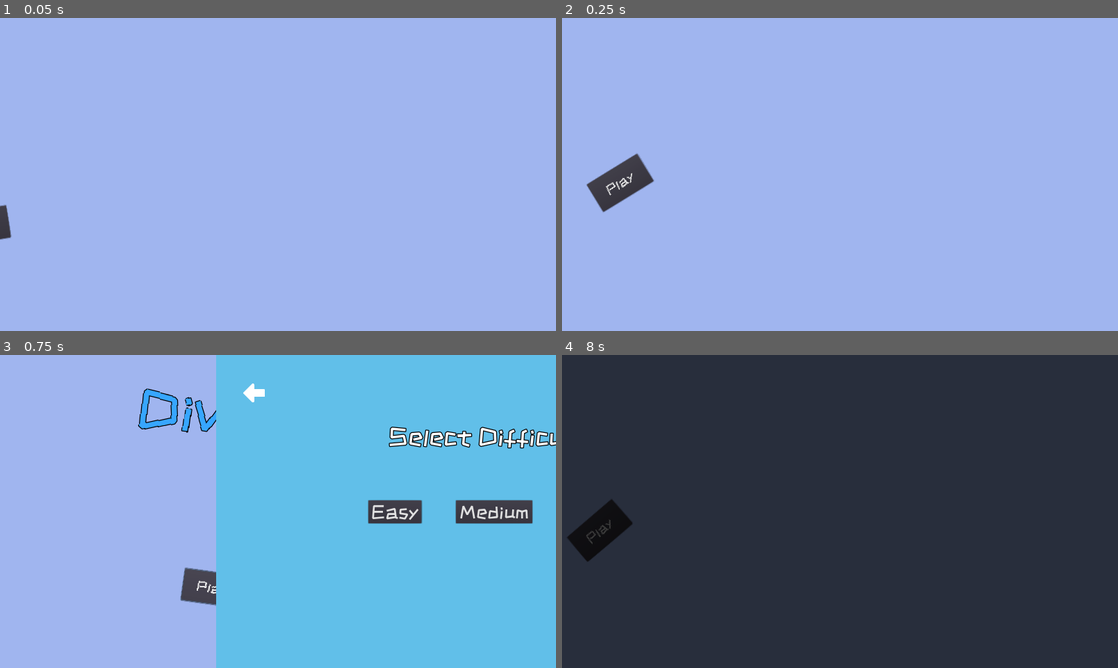
Above: before the commit, frames 1-4 (two rows, left to right).
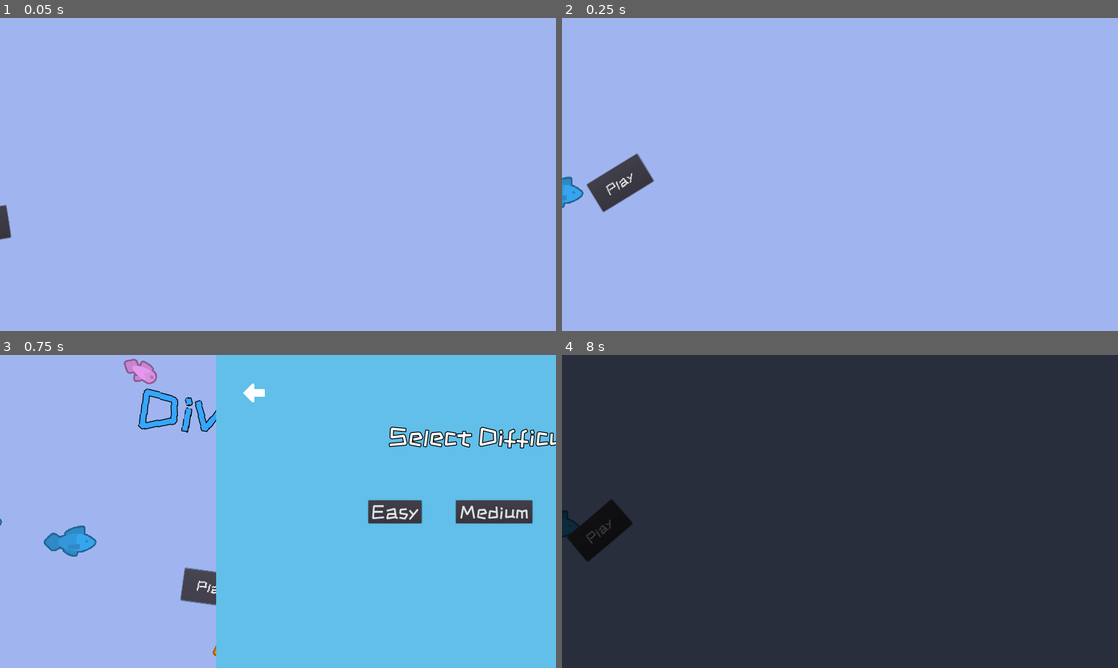
Above: after the commit, the same moments.

Repository: cpvanlue/dive-bug
Game: Godot game, scene res://MainMenu/MainMenu.tscn
Two runs of this game, one before a commit and one after it. Both use one fixed random seed, a clock stepped at 60 frames per second and the inputs below.
Inputs:
- Up to frame 1 (0.05 s): no input
- Up to frame 2 (0.25 s): no input
- Up to frame 3 (0.75 s): click "Play" at 0.5 s
- Up to frame 4 (8 s): click "Play" at 1.25 s; click "Easy" at 2 s; tap Enter (shoot) at 2.75, 2.85, 5.1 s; hold D (right) 2.78-4.28 s; tap Shift (sprint) at 3.6 s; hold A (left) 4.28-5.03 s; tap Space (swim) at 4.35, 6.6 s; hold D (right) 5.03-6.53 s; hold Shift (sprint) 5.78-6.53 s; hold A (left) 6.53-7.25 s; click "Main Menu" at 7.25 s

Frame 1 is identical in both runs. In frame 2, 0.2% of the frame differs, in the area x 0-4%, y 50-61%; in frame 3, 0.9%, in the area x 0-39%, y 1-97%; in frame 4, 0.2%.

Commit message:
Add particles to MainMenu for visual effect

Diff:
--- a/MainMenu/MainMenu.tscn
+++ b/MainMenu/MainMenu.tscn
@@ -1,10 +1,13 @@
-[gd_scene load_steps=9 format=2]
+[gd_scene load_steps=12 format=2]
 
 [ext_resource path="res://Common/ZCOOLKuaiLe-Regular.ttf" type="DynamicFontData" id=1]
 [ext_resource path="res://MainMenu/MainMenu.gd" type="Script" id=2]
 [ext_resource path="res://Common/gear.png" type="Texture" id=3]
 [ext_resource path="res://Settings/Settings.tscn" type="PackedScene" id=4]
 [ext_resource path="res://DifficultySelect/DifficultySelect.tscn" type="PackedScene" id=5]
+[ext_resource path="res://MainMenu/fishTile_077.png" type="Texture" id=6]
+[ext_resource path="res://MainMenu/fishTile_081.png" type="Texture" id=7]
+[ext_resource path="res://MainMenu/fishTile_075.png" type="Texture" id=8]
 
 [sub_resource type="DynamicFont" id=1]
 size = 128
@@ -104,6 +107,47 @@
 __meta__ = {
 "_edit_use_anchors_": true
 }
+
+[node name="BlueFish" type="CPUParticles2D" parent="."]
+position = Vector2( -90.4817, 377.801 )
+amount = 7
+lifetime = 10.0
+speed_scale = 2.38
+randomness = 1.0
+texture = ExtResource( 6 )
+gravity = Vector2( 10, 0 )
+initial_velocity = 175.0
+initial_velocity_random = 0.28
+orbit_velocity = 0.05
+orbit_velocity_random = 1.0
+
+[node name="OrangeFish" type="CPUParticles2D" parent="."]
+position = Vector2( 463.521, 817.511 )
+rotation = -0.523599
+amount = 5
+lifetime = 10.0
+speed_scale = 2.38
+randomness = 1.0
+texture = ExtResource( 7 )
+gravity = Vector2( 10, 0 )
+initial_velocity = 100.0
+initial_velocity_random = 0.28
+orbit_velocity = 0.05
+orbit_velocity_random = 1.0
+
+[node name="PurpleFish" type="CPUParticles2D" parent="."]
+position = Vector2( 204.775, -85.7196 )
+rotation = 0.523599
+amount = 5
+lifetime = 10.0
+speed_scale = 2.38
+randomness = 1.0
+texture = ExtResource( 8 )
+gravity = Vector2( 10, 0 )
+initial_velocity = 100.0
+initial_velocity_random = 0.28
+orbit_velocity = -0.05
+orbit_velocity_random = 1.0
 
 [node name="Label" type="Label" parent="."]
 anchor_left = 1.0
Binary file added: MainMenu/fishTile_075.png
Binary file added: MainMenu/fishTile_077.png
Binary file added: MainMenu/fishTile_081.png
